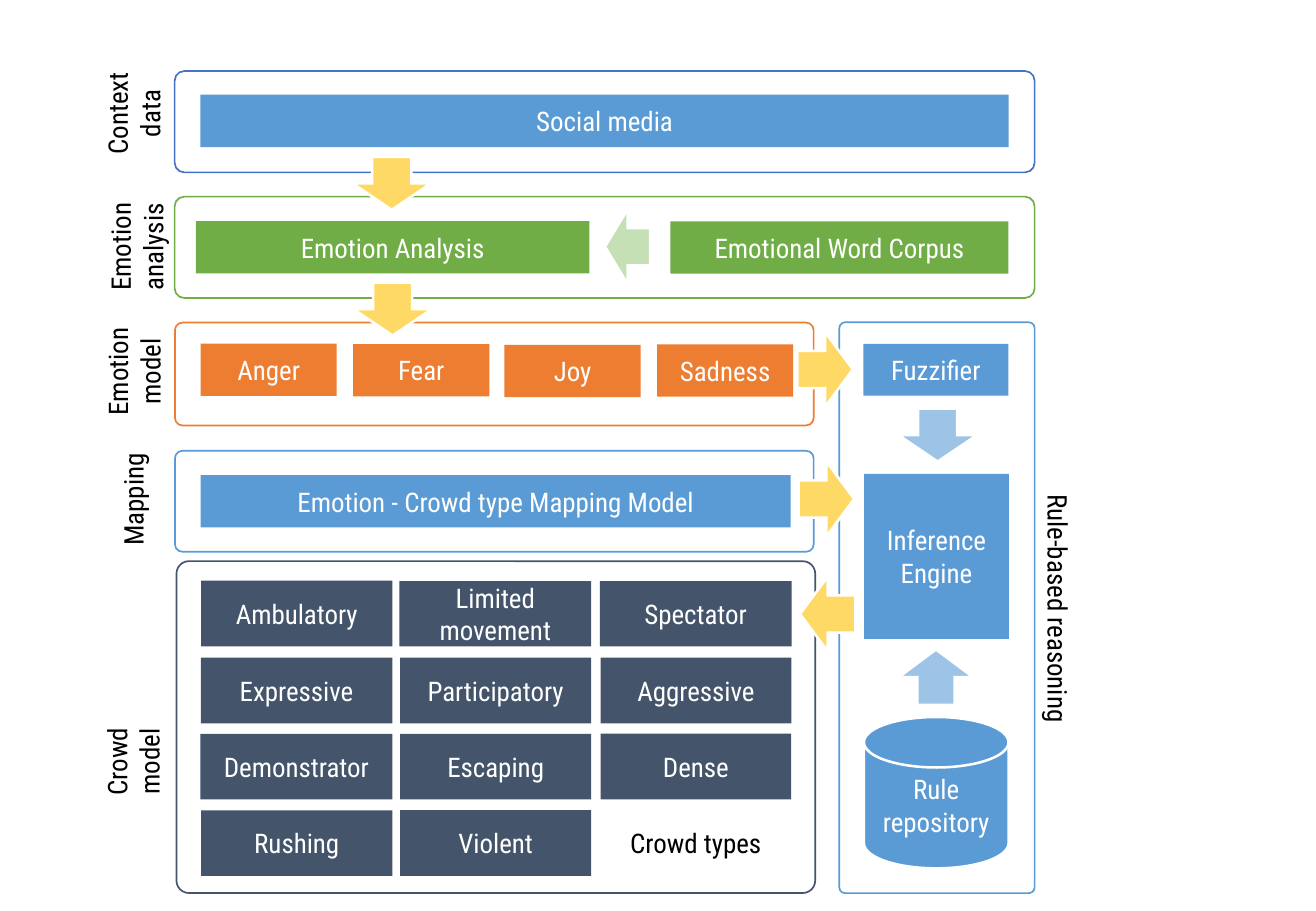
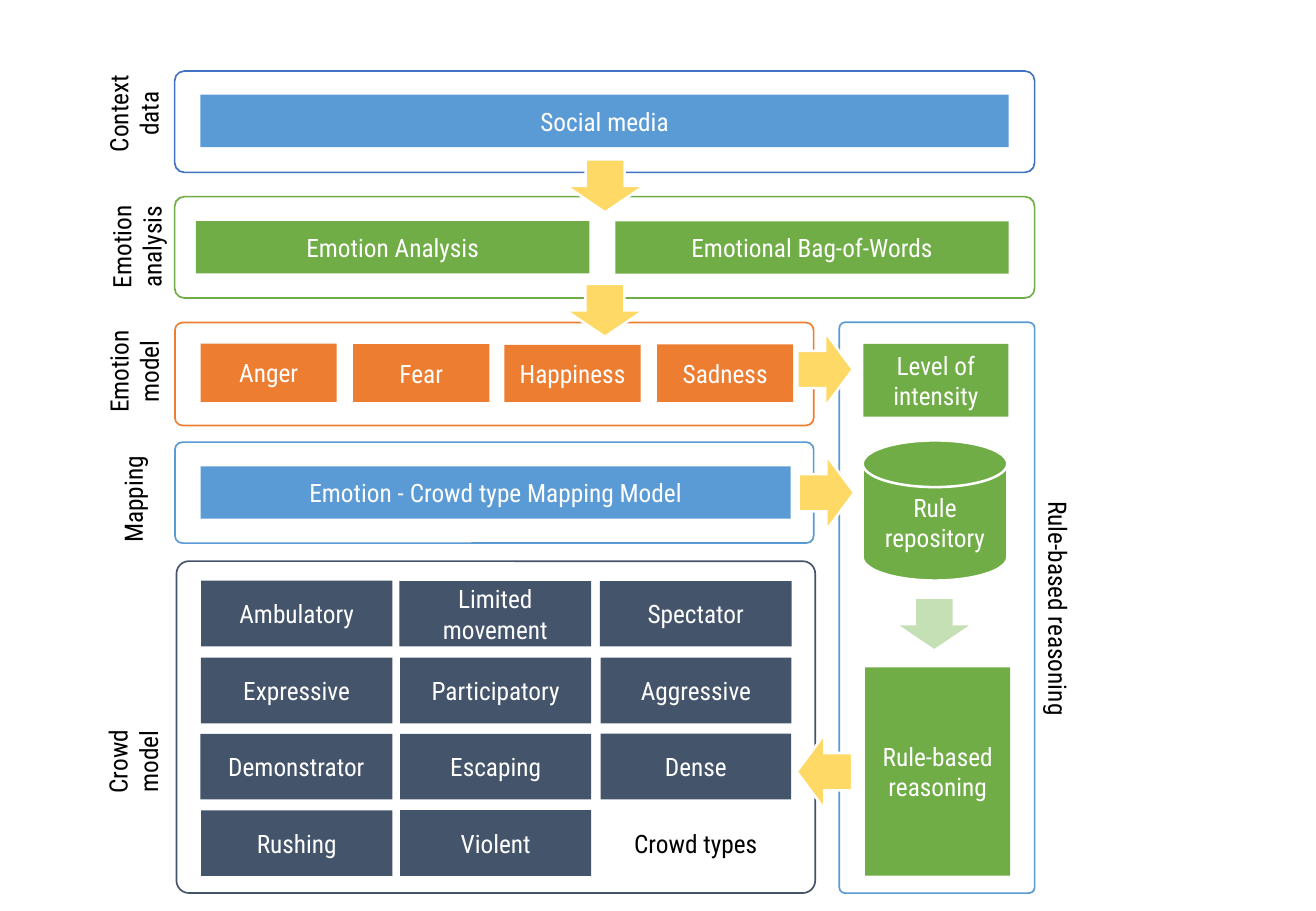
Before and after one commit to romyngo/mcm-thesis, a slide deck: slide 2 of Drawings/Drawing.pptx. Drawn at 1316x911 pixels with LibreOffice and Linux fonts; fonts in the diff are those of the drawing. Boxes give left, top, right and bottom in pixels: in the first picture for what was removed or moved away, otherwise in the second. Text is boxed around its words. In the diff, an @@ line names an element or a change of style, - is before the commit and + after.

Commit message:
rewrite emotion analysis to commment

```diff
--- a/Drawings/Drawing.pptx
+++ b/Drawings/Drawing.pptx
@@ down arrow moved from (x1=352, y1=157, x2=430, y2=210) to (x1=566, y1=159, x2=644, y2=213) @@
@@ down arrow removed at (x1=605, y1=209, x2=650, y2=283) @@
@@ rectangle "Emotional Bag-of-Words" resized from (x1=671, y1=221, x2=1009, y2=273) to (x1=616, y1=221, x2=1010, y2=273) @@
@@ text in rectangle at (x1=691, y1=238, x2=933, y2=263): text changed; size 16 to 15 pt @@
-Emotional Word Corpus
+Emotional Bag-of-Words
@@ down arrow moved from (x1=354, y1=283, x2=431, y2=337) to (x1=566, y1=284, x2=644, y2=338) @@
@@ rectangle "Anger" resized from (x1=200, y1=344, x2=337, y2=396) to (x1=200, y1=344, x2=337, y2=402) @@
@@ size 16 to 15 pt in 24 elements at (x1=105, y1=213, x2=168, y2=286), (x1=101, y1=736, x2=165, y2=791), (x1=102, y1=83, x2=165, y2=150), (x1=102, y1=338, x2=165, y2=410), (x1=202, y1=581, x2=392, y2=646), (x1=400, y1=581, x2=592, y2=646), (x1=600, y1=581, x2=792, y2=646), (x1=400, y1=657, x2=591, y2=723), (x1=200, y1=659, x2=392, y2=724), (x1=600, y1=657, x2=791, y2=723), (x1=200, y1=734, x2=392, y2=800), (x1=400, y1=734, x2=591, y2=800), (x1=600, y1=734, x2=791, y2=800), (x1=202, y1=811, x2=392, y2=876), (x1=400, y1=811, x2=591, y2=876), (x1=634, y1=834, x2=757, y2=859), (x1=1042, y1=512, x2=1075, y2=713), (x1=200, y1=95, x2=1009, y2=147), (x1=196, y1=221, x2=589, y2=273), (x1=116, y1=464, x2=149, y2=540), (x1=657, y1=345, x2=793, y2=402), (x1=200, y1=467, x2=791, y2=519), (x1=200, y1=344, x2=337, y2=402), (x1=354, y1=344, x2=490, y2=402) @@
@@ rectangle "Fear" resized from (x1=354, y1=344, x2=490, y2=396) to (x1=354, y1=344, x2=490, y2=402) @@
@@ rectangle "Happiness" resized from (x1=504, y1=345, x2=640, y2=397) to (x1=504, y1=345, x2=640, y2=402) @@
@@ rectangle "Sadness" resized from (x1=657, y1=345, x2=793, y2=397) to (x1=657, y1=345, x2=793, y2=402) @@
@@ rectangle "Level of intensity" resized from (x1=864, y1=344, x2=1009, y2=396) to (x1=864, y1=344, x2=1009, y2=417) @@
@@ rectangle "Level of intensity" at (x1=864, y1=344, x2=1009, y2=417): fill #5B9BD5 to #70AD47 @@
@@ text in rectangle at (x1=893, y1=356, x2=978, y2=411): text changed; size 16 to 15 pt @@
-Fuzzifier
+Level of intensity
@@ text in rectangle at (x1=520, y1=365, x2=626, y2=388): text changed; size 16 to 15 pt @@
-Joy
+Happiness
@@ down arrow removed at (x1=899, y1=408, x2=977, y2=462) @@
@@ rounded rectangle moved from (x1=175, y1=451, x2=814, y2=552) to (x1=175, y1=442, x2=814, y2=543) @@
@@ cylinder "Rule repository" resized from (x1=864, y1=717, x2=1009, y2=869) to (x1=863, y1=441, x2=1007, y2=581) @@
@@ cylinder "Rule repository" at (x1=863, y1=441, x2=1007, y2=581): size 16 to 15 pt; fill #5B9BD5 to #70AD47 @@
@@ rectangle "Emotion - Crowd type Mapping ..." moved from (x1=200, y1=475, x2=791, y2=527) to (x1=200, y1=467, x2=791, y2=519) @@
@@ down arrow moved from (x1=799, y1=462, x2=855, y2=536) to (x1=799, y1=456, x2=855, y2=530) @@
@@ rectangle removed at (x1=864, y1=474, x2=1009, y2=639) @@
-Inference Engine
@@ down arrow at (x1=896, y1=598, x2=973, y2=651): fill #9DC3E6 to #C5E0B4; rotation 180 to 0 degrees @@
@@ rectangle added at (x1=865, y1=667, x2=1010, y2=876), fill #70AD47, 15 pt, text #FFFFFF @@
+Rule-based reasoning
@@ down arrow moved from (x1=800, y1=578, x2=856, y2=652) to (x1=797, y1=735, x2=852, y2=809) @@
```
Also in this commit, not shown: 1 other slide changed, 1 slide added, 8 other files.
